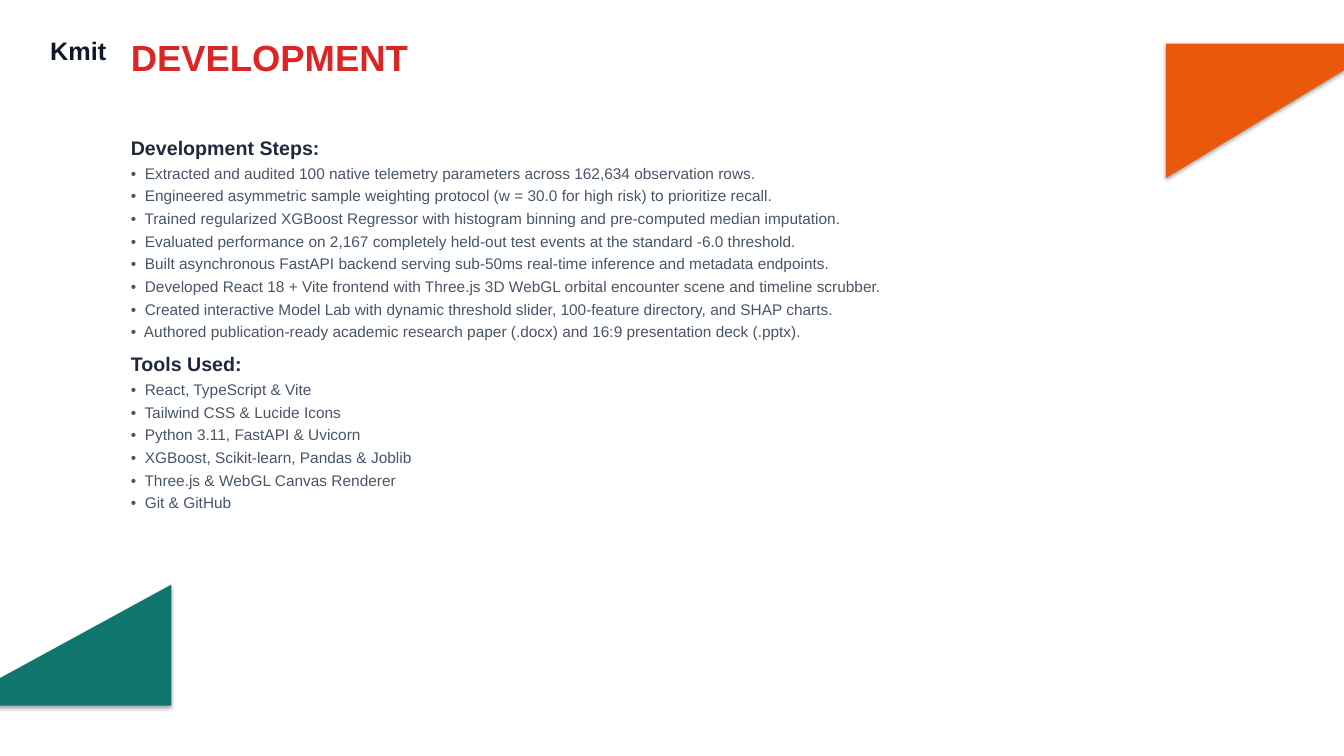
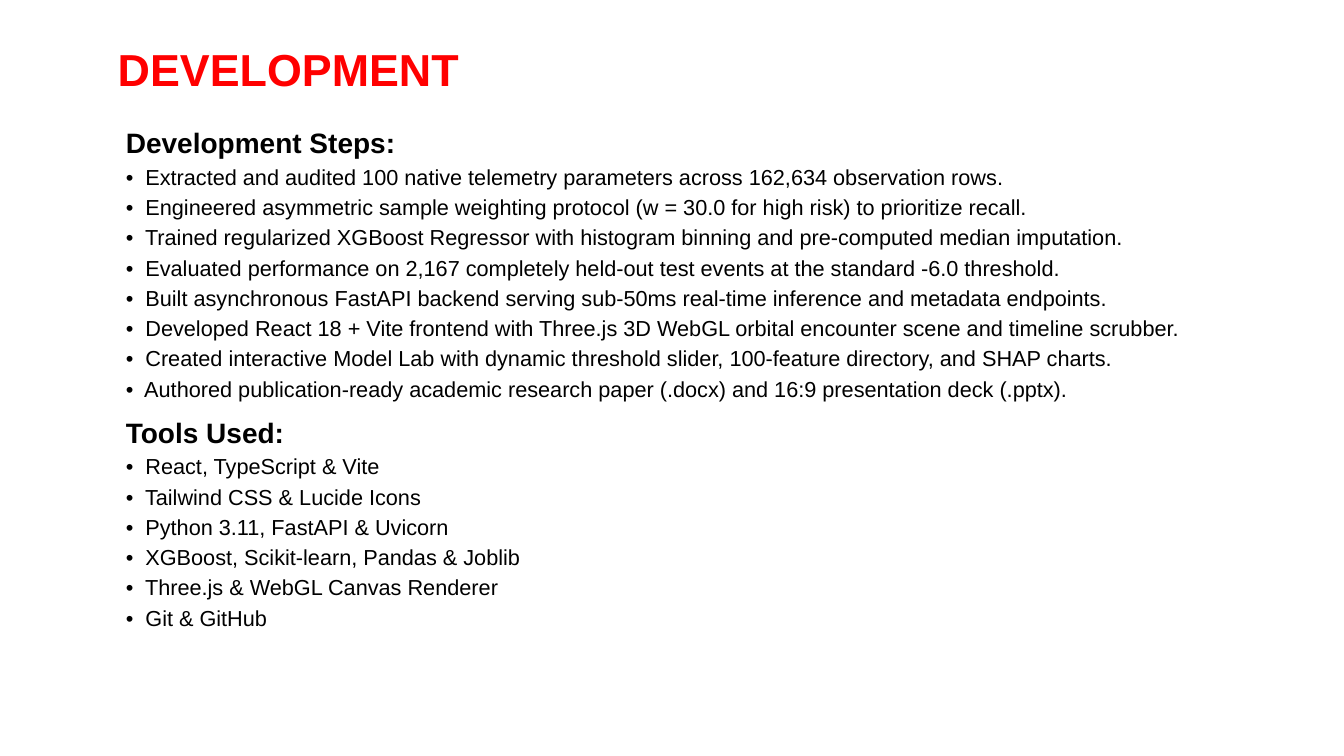
Before and after one commit to akshaybharadwaj45/prahari, a slide deck: slide 10 of docs/Prahari_Presentation.pptx. Drawn at 1344x756 pixels with LibreOffice and Linux fonts; fonts in the diff are those of the drawing; background and template pictures are left out. Boxes give left, top, right and bottom in pixels: in the first picture for what was removed or moved away, otherwise in the second. Text is boxed around its words. In the diff, an @@ line names an element or a change of style, - is before the commit and + after.

Commit message:
feat(presentation): add institutional 13-slide presentation deck with native template assets and system diagrams

```diff
--- a/docs/Prahari_Presentation.pptx
+++ b/docs/Prahari_Presentation.pptx
@@ text removed at bbox=[50, 41, 106, 61] @@
-Kmit
@@ text "DEVELOPMENT": place and size @@
-text "DEVELOPMENT" at bbox=[131, 45, 408, 72]
+text "DEVELOPMENT" at bbox=[118, 54, 459, 87]
@@ text "DEVELOPMENT" at bbox=[118, 54, 459, 87]: size 26 to 32 pt, text colour #DC2626 to #FF0000 @@
@@ right triangle removed at bbox=[1166, 44, 1344, 178] @@
@@ text "Development Steps:": place and size @@
-text "Development Steps:" at bbox=[131, 140, 880, 508]
+text "Development Steps:" at bbox=[126, 132, 1179, 627]
@@ text "Development Steps:" at bbox=[126, 132, 1179, 627]: size 14 to 20 pt, text colour #1E293B to #000000 in "Development Steps:", "Tools Used:"; size 11 to 15.5 pt, text colour #475569 to #000000; more space between paragraphs @@
@@ right triangle removed at bbox=[0, 585, 171, 706] @@
```
Also in this commit, not shown: 7 other slides changed, 5 slides added, 5 slides removed, 37 other files.
